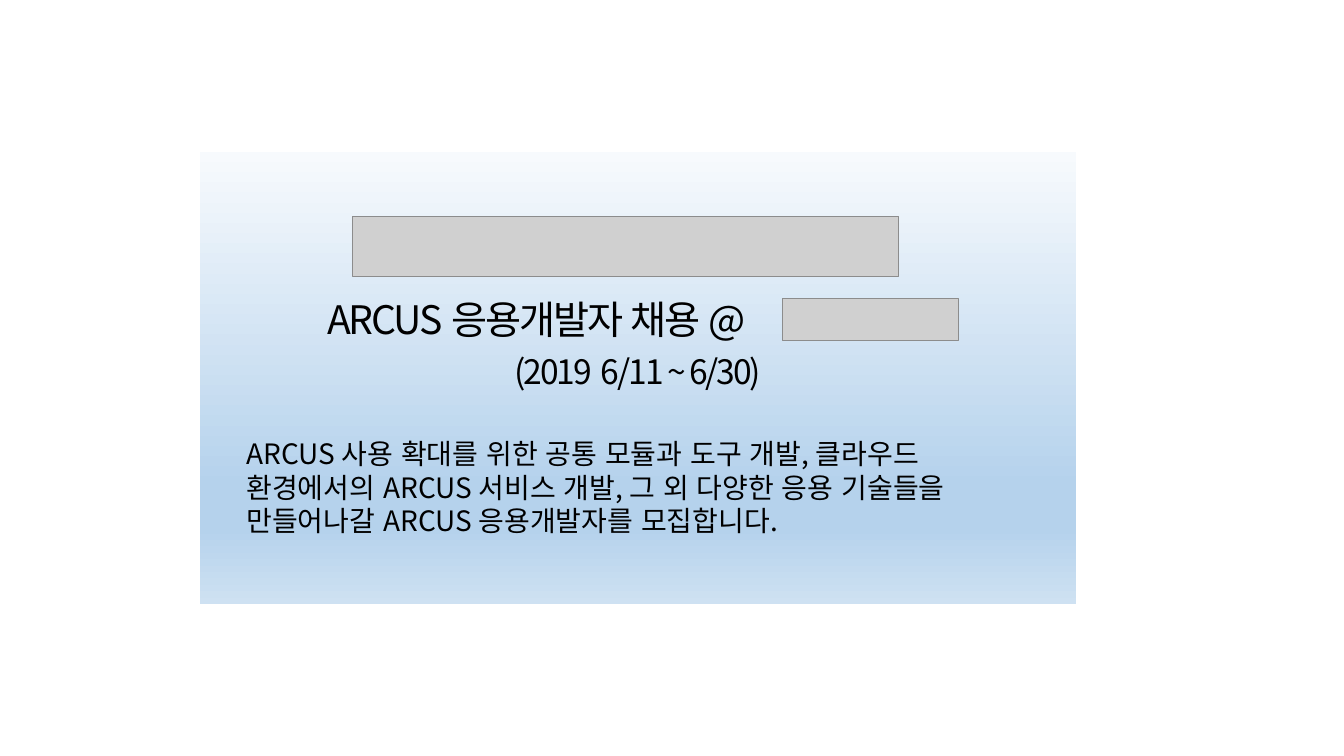
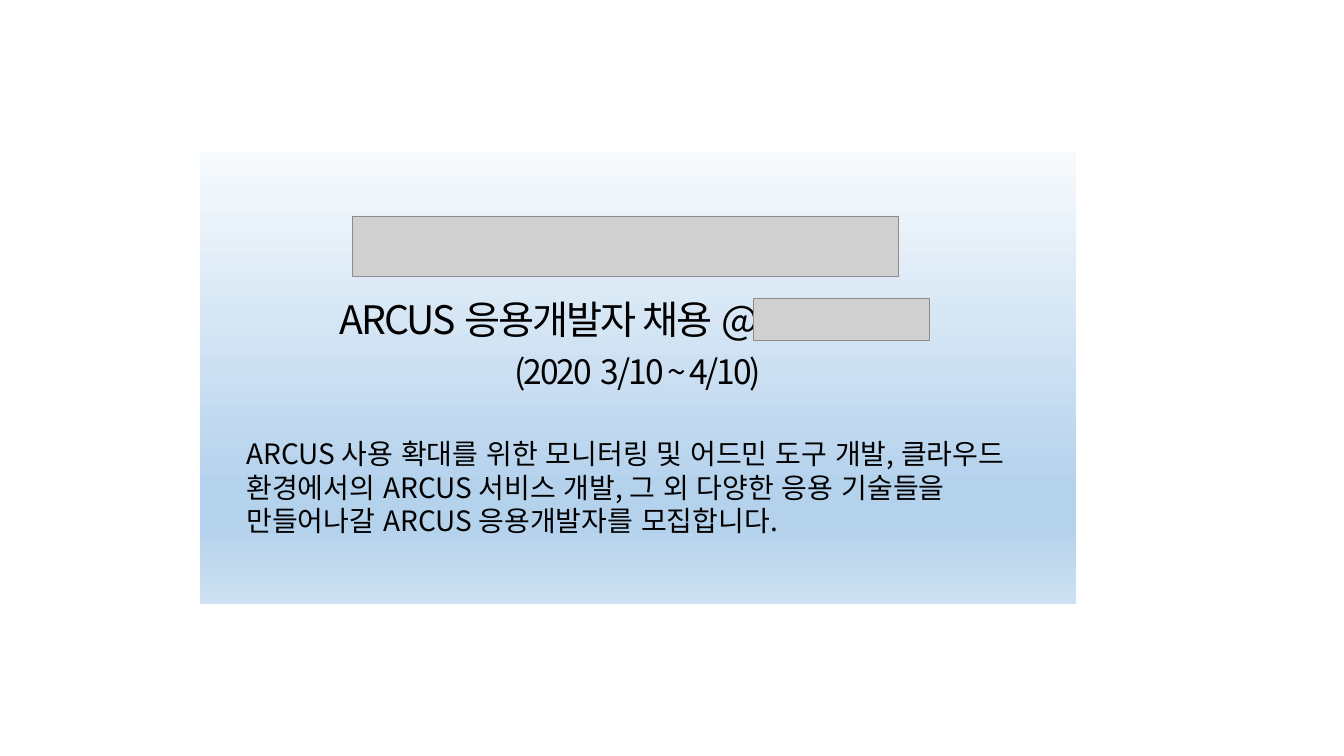
Before and after one commit to jam2in/recruit, a slide deck: slide 5 of images/jam2in-job-posting-images.pptx. Drawn at 1344x756 pixels with LibreOffice and Linux fonts; fonts in the diff are those of the drawing; grey boxes stand for pictures. Boxes give left, top, right and bottom in pixels: in the first picture for what was removed or moved away, otherwise in the second. Text is boxed around its words. In the diff, an @@ line names an element or a change of style, - is before the commit and + after.

```diff
--- a/images/jam2in-job-posting-images.pptx
+++ b/images/jam2in-job-posting-images.pptx
@@ text "ARCUS 응용개발자 채용 @": place and size @@
-text "ARCUS 응용개발자 채용 @" at [327,301,700,337]
+text "ARCUS 응용개발자 채용 @" at [340,301,713,337]
@@ picture: place and size @@
-picture at [782,298,959,341]
+picture at [753,298,930,341]
@@ text at [515,356,761,391]: text changed @@
-(2019 6/11 ~ 6/30)
+(2020 3/10 ~ 4/10)
@@ text at [246,440,1004,534]: text changed @@
-ARCUS 사용 확대를 위한 공통 모듈과 도구 개발, 클라우드 환경에서의 ARCUS 서비스 개발, 그 외 다양한 응용 기술들을 만들어나갈 ARCUS 응용개발자를 모집합니다.
+ARCUS 사용 확대를 위한 모니터링 및 어드민 도구 개발, 클라우드 환경에서의 ARCUS 서비스 개발, 그 외 다양한 응용 기술들을 만들어나갈 ARCUS 응용개발자를 모집합니다.
```
Also in this commit, not shown: 4 other files.
